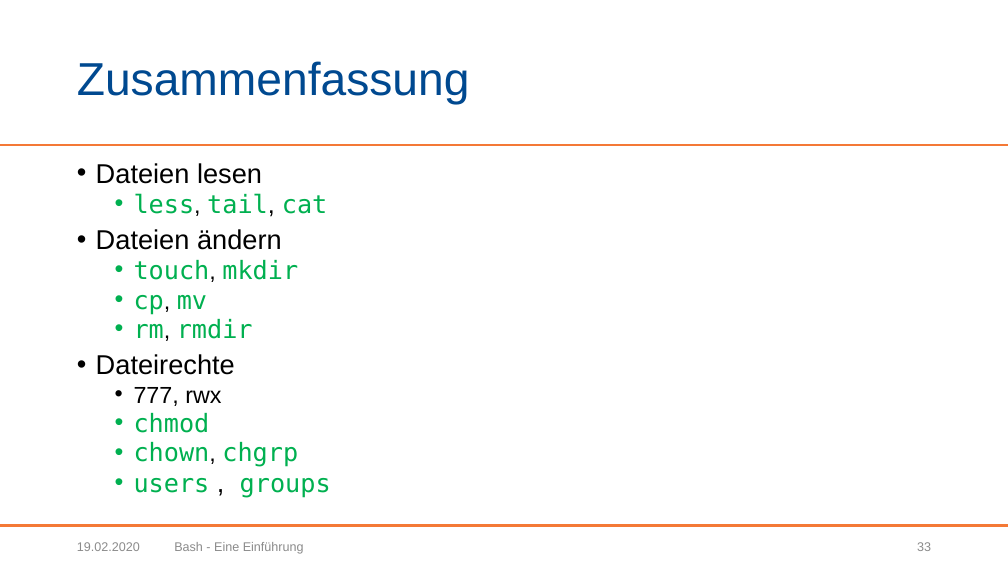
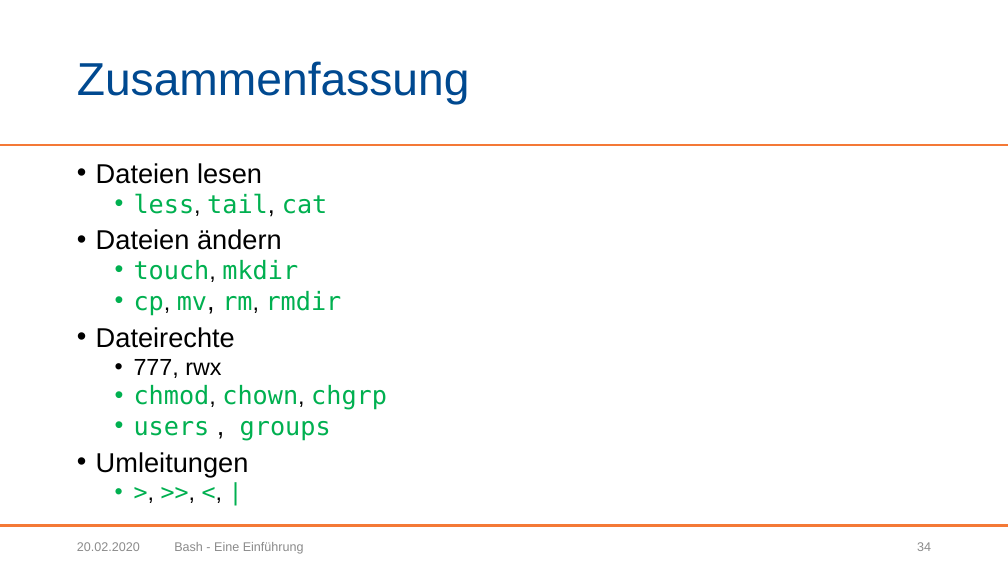
Before and after one commit to BogyMitutoyoCTL/AI-Preparation, a slide deck: slide 34 of presentation/Bash.pptx (slide 33 before the commit). Drawn at 1008x567 pixels with LibreOffice and Linux fonts; fonts in the diff are those of the drawing; background and template pictures are left out. Boxes give left, top, right and bottom in pixels: in the first picture for what was removed or moved away, otherwise in the second. Text is boxed around its words. In the diff, an @@ line names an element or a change of style, - is before the commit and + after.

```diff
--- a/presentation/Bash.pptx
+++ b/presentation/Bash.pptx
@@ text at bbox=[134, 291, 342, 316]: text changed @@
-  • cp, mv
-  • rm, rmdir
+  • cp, mv, rm, rmdir
@@ text at bbox=[134, 385, 387, 410]: text changed @@
-  • chmod
-  • chown, chgrp
+  • chmod, chown, chgrp
@@ text at bbox=[96, 452, 249, 477]: paragraphs added @@
+• Umleitungen
+  • >, >>, <, |
@@ text at bbox=[77, 542, 140, 551]: text changed @@
-19.02.2020
+20.02.2020
@@ page number at bbox=[917, 542, 931, 551]: text changed @@
-33
+34
```
Also in this commit, not shown: 34 other slides changed, 1 slide added, 1 slide removed.
